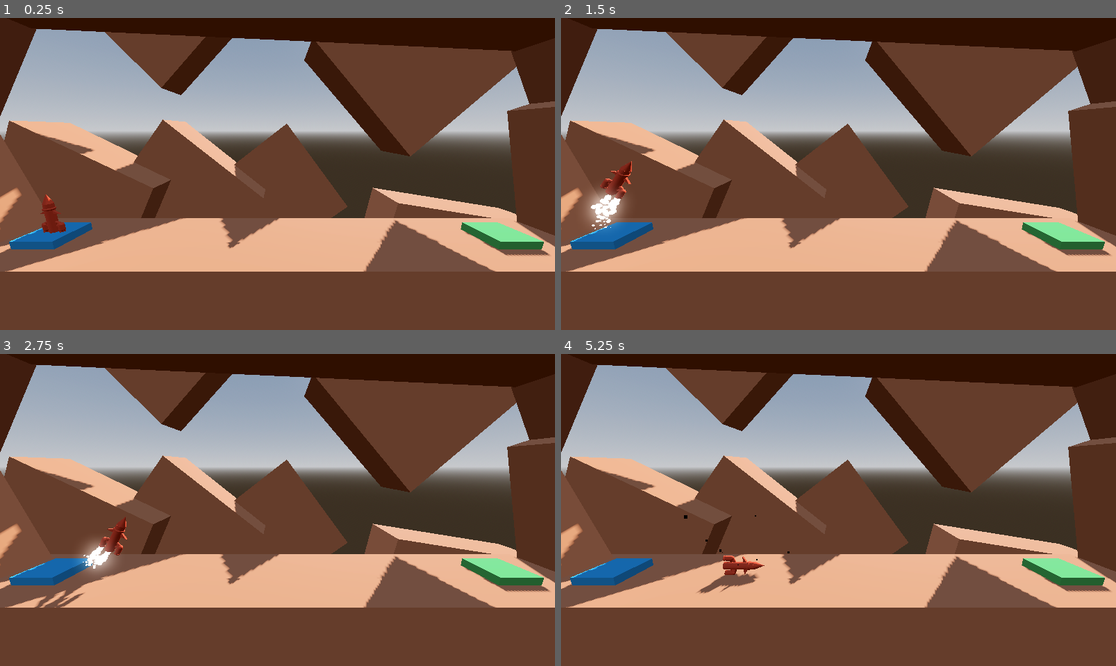
Above: before the commit, frames 1-4 (two rows, left to right).
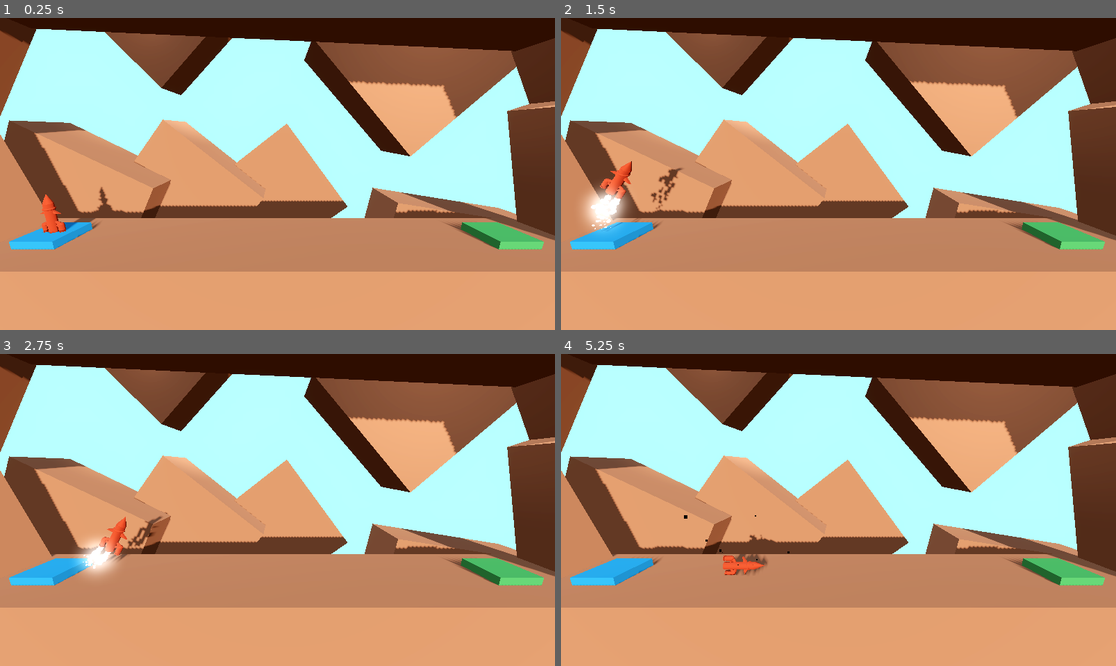
Above: after the commit, the same moments.

Repository: cole-c/RocketGame
Game: Godot game, scene res://Level/level.tscn
The game is run twice, just before and just after one commit, with the same random seed, the same clock (stepped at 60 frames per second) and the same inputs.
Inputs:
- Up to frame 1 (0.25 s): no input
- Up to frame 2 (1.5 s): tap Enter at 0.5 s; hold D (rotate_right) 0.53-1.28 s; hold W (boost) 0.53-1.28 s; hold A (rotate_left) from 1.28 s (still down); tap W (boost) at 1.35 s
- Up to frame 3 (2.75 s): release A (rotate_left) at 2.03 s; hold D (rotate_right) from 2.03 s (still down); hold W (boost) from 2.03 s (still down)
- Up to frame 4 (5.25 s): release W (boost) at 2.78 s; tap W (boost) at 2.85, 4.35 s; release D (rotate_right) at 3.53 s; hold W (boost) 3.53-4.28 s; hold A (rotate_left) from 3.53 s (still down); tap Escape (ui_cancel) at 4.15 s; hold W (boost) from 5.03 s (still down)

The runs differ from the first frame. In frame 1, 81% of the frame differs, in the area x 0-100%, y 3-100%; in frame 2, 81%; in frame 3, 80%; in frame 4, 80%.

Commit message:
finished basic gameplay

Diff:
--- a/Level/level.tscn
+++ b/Level/level.tscn
@@ -7,12 +7,14 @@
 sky_horizon_color = Color(0.64625, 0.65575, 0.67075, 1)
 ground_horizon_color = Color(0.64625, 0.65575, 0.67075, 1)
 
-[sub_resource type="Sky" id="Sky_uo2jx"]
+[sub_resource type="Sky" id="Sky_eikel"]
 sky_material = SubResource("ProceduralSkyMaterial_3egds")
 
 [sub_resource type="Environment" id="Environment_cdg0e"]
-background_mode = 2
-sky = SubResource("Sky_uo2jx")
+background_mode = 1
+background_color = Color(0.145365, 0.30433, 0.270938, 1)
+sky = SubResource("Sky_eikel")
+ambient_light_source = 3
 tonemap_mode = 2
 glow_enabled = true
 
@@ -27,11 +29,12 @@
 
 [node name="Level" type="Node3D"]
 
-[node name="WorldEnvironment" type="WorldEnvironment" parent="."]
+[node name="WorldEnvironment_cust" type="WorldEnvironment" parent="."]
 environment = SubResource("Environment_cdg0e")
 
-[node name="DirectionalLight3D" type="DirectionalLight3D" parent="."]
-transform = Transform3D(-0.866024, -0.433016, 0.250001, -0.277845, 0.832459, 0.47939, -0.415699, 0.345701, -0.84124, 0, 20.7431, 0)
+[node name="DirectionalLight3D" type="DirectionalLight3D" parent="WorldEnvironment_cust"]
+transform = Transform3D(-0.866024, -0.433016, 0.250001, 0.48116, -0.857706, 0.18118, 0.135973, 0.277197, 0.951143, 0, -10.9015, 12.0679)
+light_energy = 0.5
 shadow_enabled = true
 
 [node name="Camera3D" type="Camera3D" parent="."]
@@ -114,3 +117,15 @@
 
 [node name="Player" parent="." instance=ExtResource("1_771fv")]
 transform = Transform3D(1, 0, 0, 0, 1, 0, 0, 0, 1, -10.9352, 1.5013, 0)
+
+[node name="OmniLight3D" type="OmniLight3D" parent="."]
+transform = Transform3D(1, 0, 0, 0, 1, 0, 0, 0, 1, -10.3634, 14.8405, -10.4691)
+light_energy = 0.707
+omni_range = 12.0
+omni_attenuation = -0.284
+
+[node name="OmniLight3D" type="OmniLight3D" parent="OmniLight3D"]
+transform = Transform3D(1, 0, 0, 0, 1, 0, 0, 0, 1, 20.1124, -1.97414, 8.15809)
+light_energy = 0.266
+omni_range = 12.0
+omni_attenuation = -0.284
--- a/Level/level_2.tscn
+++ b/Level/level_2.tscn
@@ -2,19 +2,6 @@
 
 [ext_resource type="Script" path="res://Level/landing_pad.gd" id="1_gfdfp"]
 [ext_resource type="PackedScene" uid="uid://cqvca86b1p62j" path="res://player.tscn" id="2_0v5sn"]
-
-[sub_resource type="ProceduralSkyMaterial" id="ProceduralSkyMaterial_3egds"]
-sky_horizon_color = Color(0.64625, 0.65575, 0.67075, 1)
-ground_horizon_color = Color(0.64625, 0.65575, 0.67075, 1)
-
-[sub_resource type="Sky" id="Sky_uo2jx"]
-sky_material = SubResource("ProceduralSkyMaterial_3egds")
-
-[sub_resource type="Environment" id="Environment_cdg0e"]
-background_mode = 2
-sky = SubResource("Sky_uo2jx")
-tonemap_mode = 2
-glow_enabled = true
 
 [sub_resource type="StandardMaterial3D" id="StandardMaterial3D_30dbf"]
 albedo_color = Color(0.682879, 0.417477, 0.285101, 1)
@@ -28,14 +15,22 @@
 [sub_resource type="StandardMaterial3D" id="StandardMaterial3D_ciamt"]
 albedo_color = Color(0.689985, 0.776186, 0.264829, 1)
 
+[sub_resource type="ProceduralSkyMaterial" id="ProceduralSkyMaterial_ml28m"]
+sky_horizon_color = Color(0.64625, 0.65575, 0.67075, 1)
+ground_horizon_color = Color(0.64625, 0.65575, 0.67075, 1)
+
+[sub_resource type="Sky" id="Sky_eksd8"]
+sky_material = SubResource("ProceduralSkyMaterial_ml28m")
+
+[sub_resource type="Environment" id="Environment_5okk7"]
+background_mode = 1
+background_color = Color(0.145365, 0.30433, 0.270938, 1)
+sky = SubResource("Sky_eksd8")
+ambient_light_source = 3
+tonemap_mode = 2
+glow_enabled = true
+
 [node name="Level" type="Node3D"]
-
-[node name="WorldEnvironment" type="WorldEnvironment" parent="."]
-environment = SubResource("Environment_cdg0e")
-
-[node name="DirectionalLight3D" type="DirectionalLight3D" parent="."]
-transform = Transform3D(-0.866023, -0.433016, 0.250001, 0, 0.499998, 0.866027, -0.500003, 0.749999, -0.43301, 0, 0, 0)
-shadow_enabled = true
 
 [node name="Camera3D" type="Camera3D" parent="."]
 transform = Transform3D(1, 0, 0, 0, 0.978148, 0.207912, 0, -0.207912, 0.978148, 0.342238, 5.395, 9.56178)
@@ -68,3 +63,11 @@
 use_collision = true
 size = Vector3(9.30416, 2.67264, 5)
 material = SubResource("StandardMaterial3D_ciamt")
+
+[node name="WorldEnvironment_cust" type="WorldEnvironment" parent="."]
+environment = SubResource("Environment_5okk7")
+
+[node name="DirectionalLight3D" type="DirectionalLight3D" parent="WorldEnvironment_cust"]
+transform = Transform3D(-0.866024, -0.433016, 0.250001, 0.48116, -0.857706, 0.18118, 0.135973, 0.277197, 0.951143, 0, -10.9015, 12.0679)
+light_energy = 0.5
+shadow_enabled = true
--- a/Level/level_3.tscn
+++ b/Level/level_3.tscn
@@ -2,19 +2,6 @@
 
 [ext_resource type="Script" path="res://Level/landing_pad.gd" id="1_ygmgj"]
 [ext_resource type="PackedScene" uid="uid://cqvca86b1p62j" path="res://player.tscn" id="2_33v0n"]
-
-[sub_resource type="ProceduralSkyMaterial" id="ProceduralSkyMaterial_3egds"]
-sky_horizon_color = Color(0.64625, 0.65575, 0.67075, 1)
-ground_horizon_color = Color(0.64625, 0.65575, 0.67075, 1)
-
-[sub_resource type="Sky" id="Sky_uo2jx"]
-sky_material = SubResource("ProceduralSkyMaterial_3egds")
-
-[sub_resource type="Environment" id="Environment_cdg0e"]
-background_mode = 2
-sky = SubResource("Sky_uo2jx")
-tonemap_mode = 2
-glow_enabled = true
 
 [sub_resource type="StandardMaterial3D" id="StandardMaterial3D_30dbf"]
 albedo_color = Color(0.682879, 0.417477, 0.285101, 1)
@@ -28,14 +15,22 @@
 [sub_resource type="StandardMaterial3D" id="StandardMaterial3D_ciamt"]
 albedo_color = Color(0.689985, 0.776186, 0.264829, 1)
 
+[sub_resource type="ProceduralSkyMaterial" id="ProceduralSkyMaterial_pi1jk"]
+sky_horizon_color = Color(0.64625, 0.65575, 0.67075, 1)
+ground_horizon_color = Color(0.64625, 0.65575, 0.67075, 1)
+
+[sub_resource type="Sky" id="Sky_ogik3"]
+sky_material = SubResource("ProceduralSkyMaterial_pi1jk")
+
+[sub_resource type="Environment" id="Environment_2417d"]
+background_mode = 1
+background_color = Color(0.145365, 0.30433, 0.270938, 1)
+sky = SubResource("Sky_ogik3")
+ambient_light_source = 3
+tonemap_mode = 2
+glow_enabled = true
+
 [node name="Level" type="Node3D"]
-
-[node name="WorldEnvironment" type="WorldEnvironment" parent="."]
-environment = SubResource("Environment_cdg0e")
-
-[node name="DirectionalLight3D" type="DirectionalLight3D" parent="."]
-transform = Transform3D(-0.866024, -0.433016, 0.250001, 0.310111, -0.0729488, 0.947898, -0.392218, 0.898429, 0.197458, 25.7404, 27.4284, 0)
-shadow_enabled = true
 
 [node name="Camera3D" type="Camera3D" parent="."]
 transform = Transform3D(1, 0, 0, 0, 0.978148, 0.207912, 0, -0.207912, 0.978148, 0.48691, 5.395, 10.0141)
@@ -68,3 +63,11 @@
 use_collision = true
 size = Vector3(35.1949, 5.34821, 5)
 material = SubResource("StandardMaterial3D_ciamt")
+
+[node name="WorldEnvironment_cust" type="WorldEnvironment" parent="."]
+environment = SubResource("Environment_2417d")
+
+[node name="DirectionalLight3D" type="DirectionalLight3D" parent="WorldEnvironment_cust"]
+transform = Transform3D(-0.866024, -0.433016, 0.250001, 0.48116, -0.857706, 0.18118, 0.135973, 0.277197, 0.951143, 0, -10.9015, 12.0679)
+light_energy = 0.5
+shadow_enabled = true
--- a/Level/level_4.tscn
+++ b/Level/level_4.tscn
@@ -3,19 +3,6 @@
 [ext_resource type="Script" path="res://Level/landing_pad.gd" id="1_soj64"]
 [ext_resource type="PackedScene" uid="uid://cqvca86b1p62j" path="res://player.tscn" id="2_ifrxv"]
 [ext_resource type="PackedScene" uid="uid://c4xuklmd0r512" path="res://moving_hazard.tscn" id="3_7wuuo"]
-
-[sub_resource type="ProceduralSkyMaterial" id="ProceduralSkyMaterial_3egds"]
-sky_horizon_color = Color(0.64625, 0.65575, 0.67075, 1)
-ground_horizon_color = Color(0.64625, 0.65575, 0.67075, 1)
-
-[sub_resource type="Sky" id="Sky_uo2jx"]
-sky_material = SubResource("ProceduralSkyMaterial_3egds")
-
-[sub_resource type="Environment" id="Environment_cdg0e"]
-background_mode = 2
-sky = SubResource("Sky_uo2jx")
-tonemap_mode = 2
-glow_enabled = true
 
 [sub_resource type="StandardMaterial3D" id="StandardMaterial3D_30dbf"]
 albedo_color = Color(0.682879, 0.417477, 0.285101, 1)
@@ -26,14 +13,22 @@
 [sub_resource type="StandardMaterial3D" id="StandardMaterial3D_q7x4w"]
 albedo_color = Color(0.281653, 0.60959, 0.300295, 1)
 
+[sub_resource type="ProceduralSkyMaterial" id="ProceduralSkyMaterial_1no4g"]
+sky_horizon_color = Color(0.64625, 0.65575, 0.67075, 1)
+ground_horizon_color = Color(0.64625, 0.65575, 0.67075, 1)
+
+[sub_resource type="Sky" id="Sky_uo2jx"]
+sky_material = SubResource("ProceduralSkyMaterial_1no4g")
+
+[sub_resource type="Environment" id="Environment_sqwtv"]
+background_mode = 1
+background_color = Color(0.145365, 0.30433, 0.270938, 1)
+sky = SubResource("Sky_uo2jx")
+ambient_light_source = 3
+tonemap_mode = 2
+glow_enabled = true
+
 [node name="Level" type="Node3D"]
-
-[node name="WorldEnvironment" type="WorldEnvironment" parent="."]
-environment = SubResource("Environment_cdg0e")
-
-[node name="DirectionalLight3D" type="DirectionalLight3D" parent="."]
-transform = Transform3D(-0.866024, -0.433016, 0.250001, 0.310111, -0.0729488, 0.947898, -0.392218, 0.898429, 0.197458, 25.7404, 27.4284, 0)
-shadow_enabled = true
 
 [node name="Camera3D" type="Camera3D" parent="."]
 transform = Transform3D(1, 0, 0, 0, 0.978148, 0.207912, 0, -0.207912, 0.978148, 0.330548, 5.98222, 10.2727)
@@ -64,3 +59,11 @@
 [node name="MovingHazard" parent="." instance=ExtResource("3_7wuuo")]
 destination = Vector3(0, 2, 0)
 duration = 3.0
+
+[node name="WorldEnvironment_cust" type="WorldEnvironment" parent="."]
+environment = SubResource("Environment_sqwtv")
+
+[node name="DirectionalLight3D" type="DirectionalLight3D" parent="WorldEnvironment_cust"]
+transform = Transform3D(-0.866024, -0.433016, 0.250001, 0.48116, -0.857706, 0.18118, 0.135973, 0.277197, 0.951143, 0, -10.9015, 12.0679)
+light_energy = 0.5
+shadow_enabled = true
--- a/player.gd
+++ b/player.gd
@@ -40,6 +40,9 @@
 	else:
 		booster_particles_left.emitting = false
 
+	if Input.is_action_just_pressed("ui_cancel"):
+		get_tree().quit()
+
 
 func _on_body_entered(body: Node) -> void:
 	if(!is_transitioning):
@@ -64,7 +67,7 @@
 	tween.tween_callback(get_tree().reload_current_scene)
 
 func complete_level(next_level_file: String) -> void:
-	print("Yer a winner")
+	print("You won!")
 	success_audio.play()
 	success_particles.emitting = true
 	set_process(false) #disables _process function
--- a/player.tscn
+++ b/player.tscn
@@ -52,11 +52,11 @@
 
 [node name="ExplosionAudio" type="AudioStreamPlayer" parent="."]
 stream = ExtResource("2_ccw0a")
-volume_db = -8.0
+volume_db = -10.0
 
 [node name="SuccessAudio" type="AudioStreamPlayer" parent="."]
 stream = ExtResource("3_3maqh")
-volume_db = -8.0
+volume_db = -13.0
 
 [node name="RocketAudio" type="AudioStreamPlayer3D" parent="."]
 stream = ExtResource("4_ahwnb")
